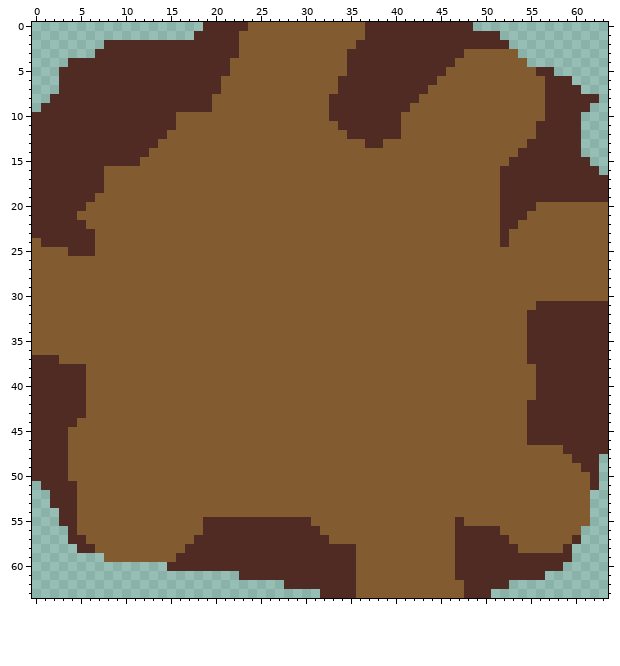
A pixel-art file gets an edit: Assets/Asesprite/Breakable_Base_Ground_Tile.aseprite. That is the earlier state.
64x64 pixels, 1 frame.
Now the later version:
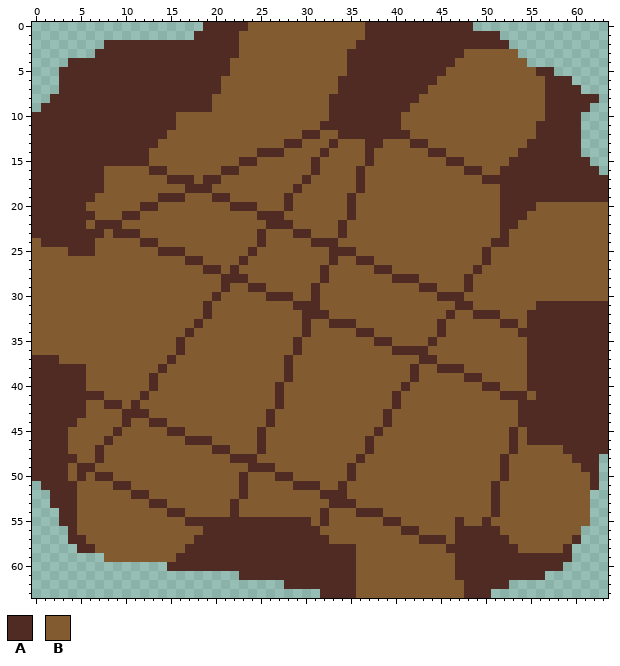
Palette (. is transparent): A #4f2b24  B #825b31
Diff:
Changed rows in their new state; - is an unchanged pixel.
first column x 4:
11 ----------------------------AA----------------------
12 --------------------------AA--A------A--------------
13 ------------------------AA---A--------AA------------
14 ---------------------AAA----A----A------AA----------
15 --------A----------AA------A-----A--------AA--------
16 ---------AA------AA--------A----A-----------AA------
17 -----------AAA-AA---------A-----A-------------AA----
18 -------------AAA---------A------A-------------------
19 ----------AAA---AA------A------A--------------------
20 --------AA--------AAA---A------A--------------------
21 -AA---AA-------------AAA-------A--------------------
22 ---AAA----------------AAA-----A---------------------
23 ---A-AAA-------------A---AA---A---------------------
24 --------AA-----------A-----AAA-----------------A----
25 ----------AAA-------A--------AAA--------------A-----
26 -------------AA----A---------A--AA------------A-----
27 ---------------AA-A---------A-----AA---------A------
28 -----------------AAA--------A-------AAA-----A-------
29 -----------------A--AA-----A-----------AA---A-------
30 ----------------A-----AAA--A-------------AAA--------
31 ---------------A---------AAA---------------AA-------
32 ---------------A----------AAA-------------A--AAA----
33 --------------A-----------A--AAA---------A------AA--
34 -------------A------------A-----AA-------A--------A-
35 ------------A------------A--------AA----A-----------
36 ------------A------------A----------AAAA------------
37 -----------A------------A--------------AA-----------
38 ----------A-------------A-------------A--AAA-------A
39 ---------A--------------A-------------A-----AA-----A
40 ---------A-------------A-------------A--------AA---A
41 --AA----A--------------A------------A-----------AAA-
42 ----AA-A---------------A------------A-------------A-
43 ------AAA-------------A------------A--------------A-
44 ------A--AA-----------A------------A--------------A-
45 -----A-----AA--------A------------A--------------A--
46 ----A--------AAA-----A-----------A---------------A--
47 ---A------------AA---A-----------A---------------A--
48 A--A--------------AAA-----------A---------------A---
49 -AA-----------------AAA--------A----------------A---
50 -A-AA--------------A---AA------A----------------A---
51 -----AA------------A-----AAA--A----------------A----
52 -------AA----------A--------AAA----------------A----
53 ---------AA-------A----------AAA---------------A----
54 -----------AA-----A---------A---AAA------------A----
55 -------------AA-------------A------AA---------A-----
56 -------------------------------------AA-------------
57 ---------------------------------------AAA----------
58 ------------------------------------------A---------
Boxes around the changes in both pictures, in picture pixels (x1, y1, x2, y2):
changed: (68, 121, 536, 553)
